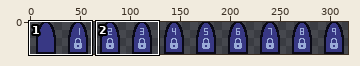
A sprite sheet gets an edit: assets/sprites/objects/door_blue.png. Above, an overview of the earlier version with the close-up marked.
Close-up. Before the commit:
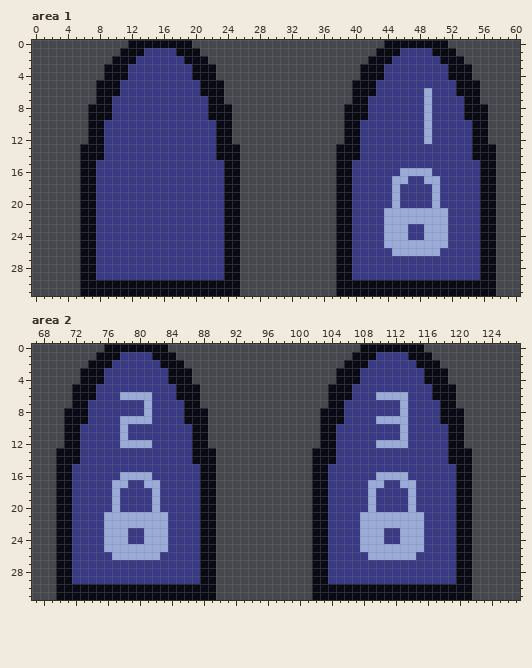
The file is 320x32 pixels. Shown: area 1: x 0..60, y 0..31; area 2: x 67..127, y 0..31. The wide view leaves out empty margins. The commit also changed other parts of the picture, which this record leaves out.
The same view after the edit:
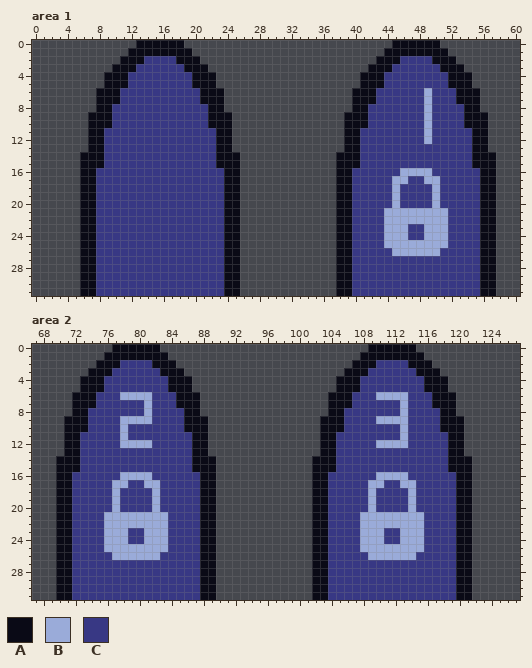
Palette (. is transparent): A #0a0a16  B #9aabd9  C #383884
Changes in this commit:
Changed rows in their new state; - is an unchanged pixel.
Area 1:
first column x 6:
 0 ------.------.------------------------.------.------
 1 -----.--AAAA--.----------------------.--AAAA--.-----
 2 ----.--A----A--.--------------------.--A----A--.----
 3 ---.--A------A--.------------------.--A------A--.---
 5 --.--A--------A--.----------------.--A--------A--.--
 7 ----A----------A--------------------A----------A----
 8 -.----------------.--------------.----------------.-
10 ---A------------A------------------A------------A---
13 .------------------.------------.------------------.
15 --A--------------A----------------A--------------A--
first column x 8:
30 CCCCCCCCCCCCCCCC----------------CCCCCCCCCCCCCCCC
31 CCCCCCCCCCCCCCCC----------------CCCCCCCCCCCCCCCC
Area 2:
first column x 70:
 0 ------.------.------------------------.------.------
 1 -----.--AAAA--.----------------------.--AAAA--.-----
 2 ----.--A----A--.--------------------.--A----A--.----
 3 ---.--A------A--.------------------.--A------A--.---
 5 --.--A--------A--.----------------.--A--------A--.--
 7 ----A----------A--------------------A----------A----
 8 -.----------------.--------------.----------------.-
10 ---A------------A------------------A------------A---
13 .------------------.------------.------------------.
15 --A--------------A----------------A--------------A--
first column x 72:
30 CCCCCCCCCCCCCCCC----------------CCCCCCCCCCCCCCCC
31 CCCCCCCCCCCCCCCC----------------CCCCCCCCCCCCCCCC
Pixel boxes of the changes (left, top, right, bottom) in both close-ups:
changed: (80, 40, 240, 168)
changed: (336, 40, 496, 168)
changed: (96, 280, 224, 296)
changed: (352, 280, 480, 296)
changed: (56, 344, 216, 472)
changed: (312, 344, 472, 472)
changed: (72, 584, 200, 600)
changed: (328, 584, 456, 600)
